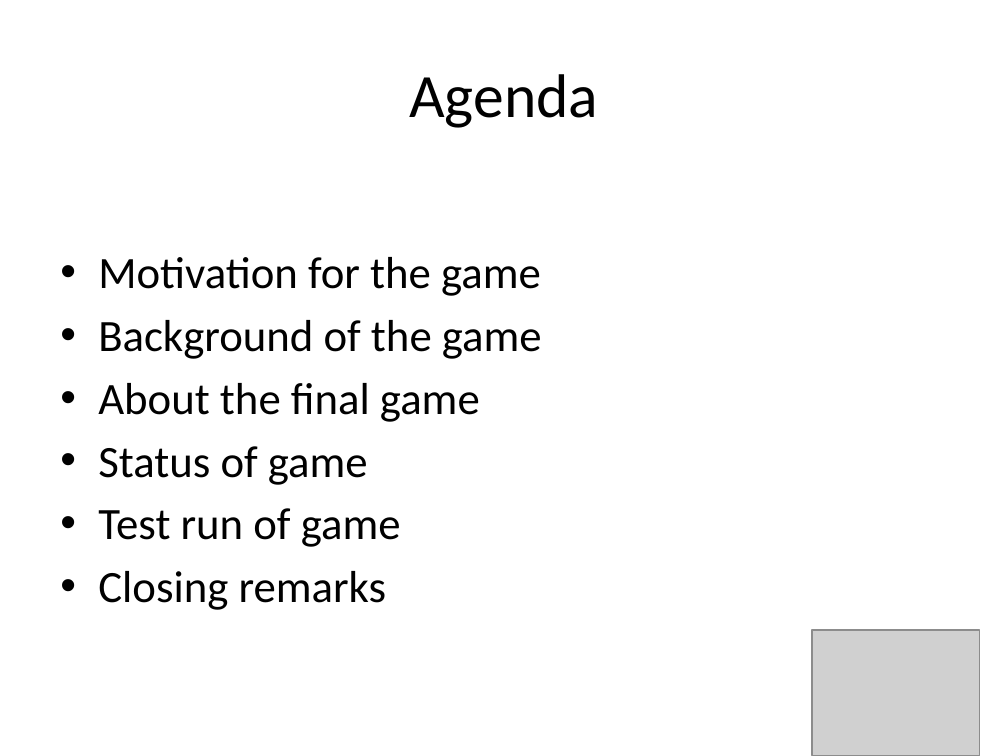
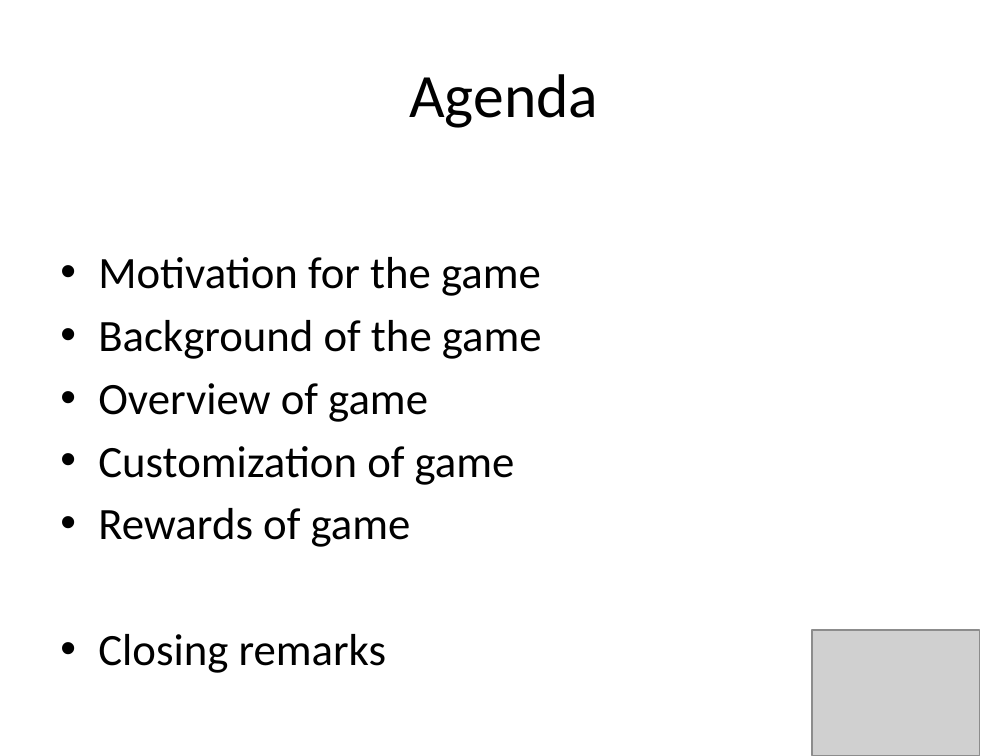
Before and after one commit to amlees/The-Great-Audio-Race, a slide deck: slide 3 of presenationTWO.pptx. Drawn at 1008x756 pixels with LibreOffice and Linux fonts; fonts in the diff are those of the drawing; grey boxes stand for pictures. Boxes give left, top, right and bottom in pixels: in the first picture for what was removed or moved away, otherwise in the second. Text is boxed around its words. In the diff, an @@ line names an element or a change of style, - is before the commit and + after.

```diff
--- a/presenationTWO.pptx
+++ b/presenationTWO.pptx
@@ text at <box>98,383,515,547</box>: text changed @@
-• About the final game
-• Status of game
-• Test run of game
+• Overview of game
+• Customization of game
+• Rewards of game
```
Also in this commit, not shown: 3 other slides changed.
